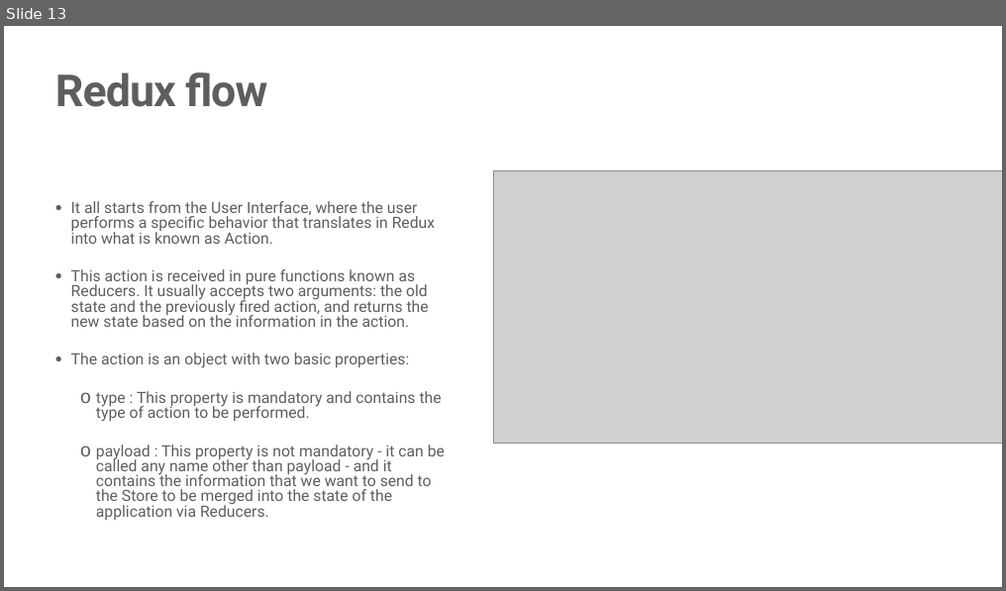
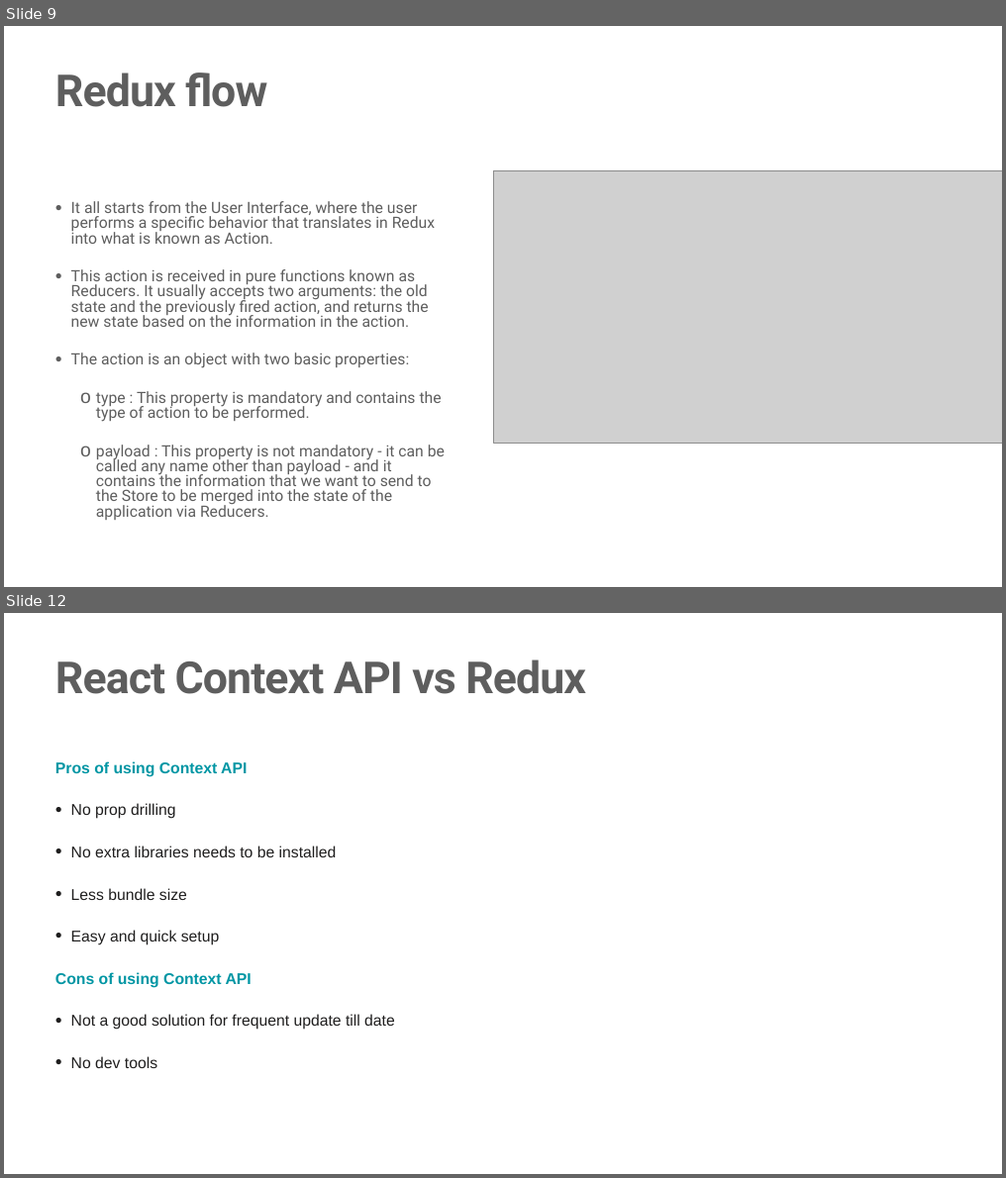
Before and after one commit to JS-RUH-1/React-Lessons, a slide deck: Redux.pptx. Shown one above the other, each under a label of ours: slide 13 before the commit, slides 9 and 12 after it; the slides between them are not shown. The pictures are 1006x591 and 1006x1178 pixels, drawn with LibreOffice and Linux fonts; fonts in the diff are those of the drawing; grey boxes stand for pictures; background and template pictures are left out. Boxes give left, top, right and bottom in pixels: in the first picture for what was removed or moved away, otherwise in the second. Text is boxed around its words. In the diff, an @@ line names an element or a change of style, - is before the commit and + after.

```diff
--- a/Redux.pptx
+++ b/Redux.pptx
@@ slide 12 added at (x1=4, y1=613, x2=1002, y2=1174), background #FFFFFF @@
@@ title added at (x1=55, y1=660, x2=586, y2=694), 85 pt, text #5E5E5E, bold @@
+React Context API vs Redux
@@ text added at (x1=55, y1=761, x2=395, y2=1068), 30 pt, text #1F1E1E @@
+Pros of using Context API
+• No prop drilling
+• No extra libraries needs to be installed
+• Less bundle size
+• Easy and quick setup
+Cons of using Context API
+• Not a good solution for frequent update till date
+• No dev tools
@@ what was slide 13 is now slide 9 @@
```
Also in this commit, not shown: 1 slide changed, 2 other slides added, 4 slides removed, 3 other files.
